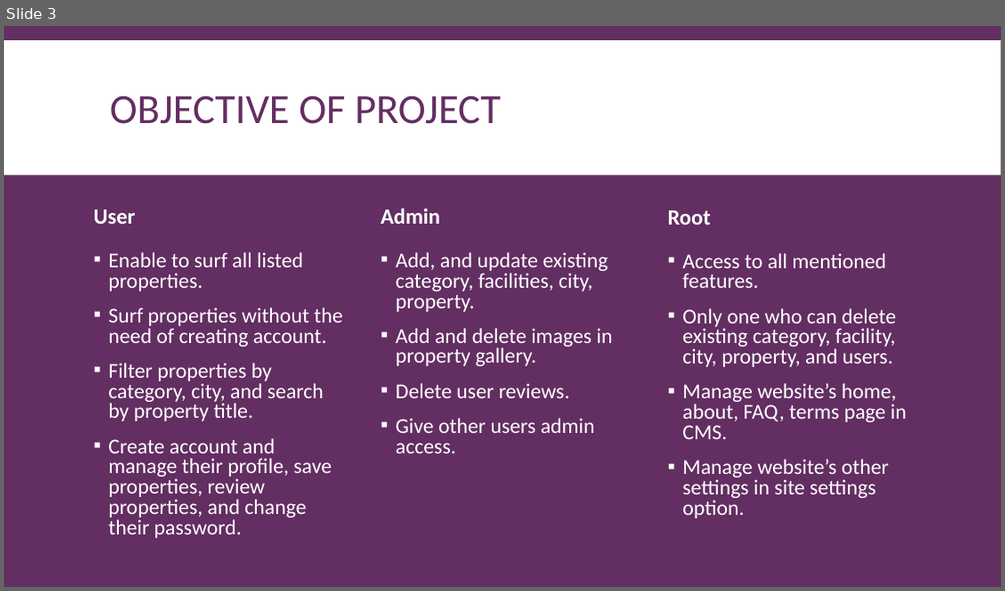
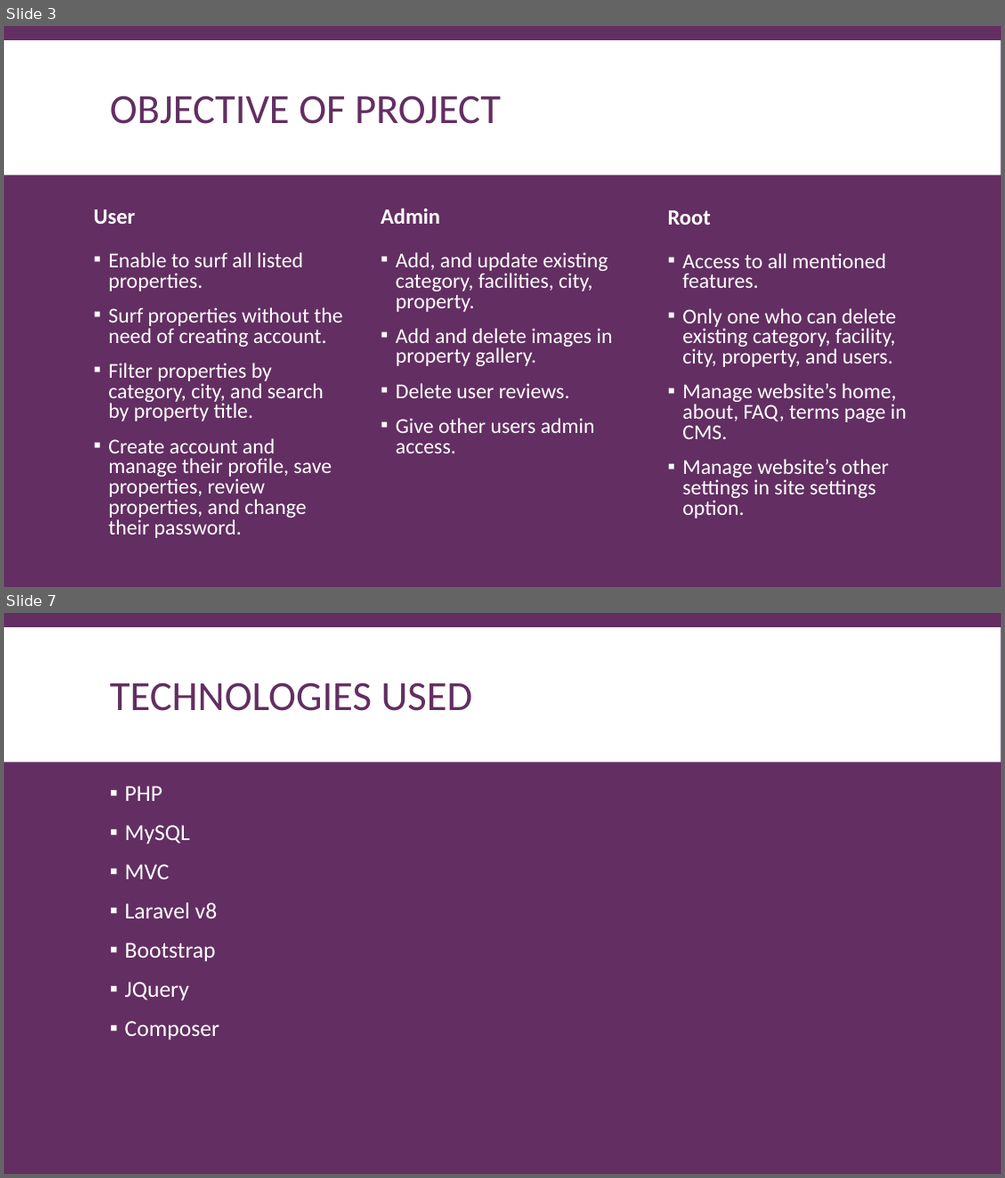
Before and after one commit to DannyGlade/Real_Estate_Site, a slide deck: Documentation/DocumentationPresentation.pptx. Shown one above the other, each under a label of ours: slide 3 before the commit, slides 3 and 7 after it; the slides between them are not shown. The pictures are 1005x591 and 1005x1178 pixels, drawn with LibreOffice and Linux fonts; fonts in the diff are those of the drawing. Boxes give left, top, right and bottom in pixels: in the first picture for what was removed or moved away, otherwise in the second. Text is boxed around its words. In the diff, an @@ line names an element or a change of style, - is before the commit and + after.

```diff
--- a/Documentation/DocumentationPresentation.pptx
+++ b/Documentation/DocumentationPresentation.pptx
@@ slide 7 added at (4, 613, 1001, 1174), background #632E62; not listed: 1 template element that a slide beside it also shows @@
@@ title added at (110, 682, 473, 711), 40 pt, text #632E62 @@
+TECHNOLOGIES USED
@@ text added at (125, 786, 219, 1039), 22 pt, text #FFFFFF @@
+▪ PHP
+▪ MySQL
+▪ MVC
+▪ Laravel v8
+▪ Bootstrap
+▪ JQuery
+▪ Composer
```
Also in this commit, not shown: 1 slide changed, 6 other slides added, 2 other files.
